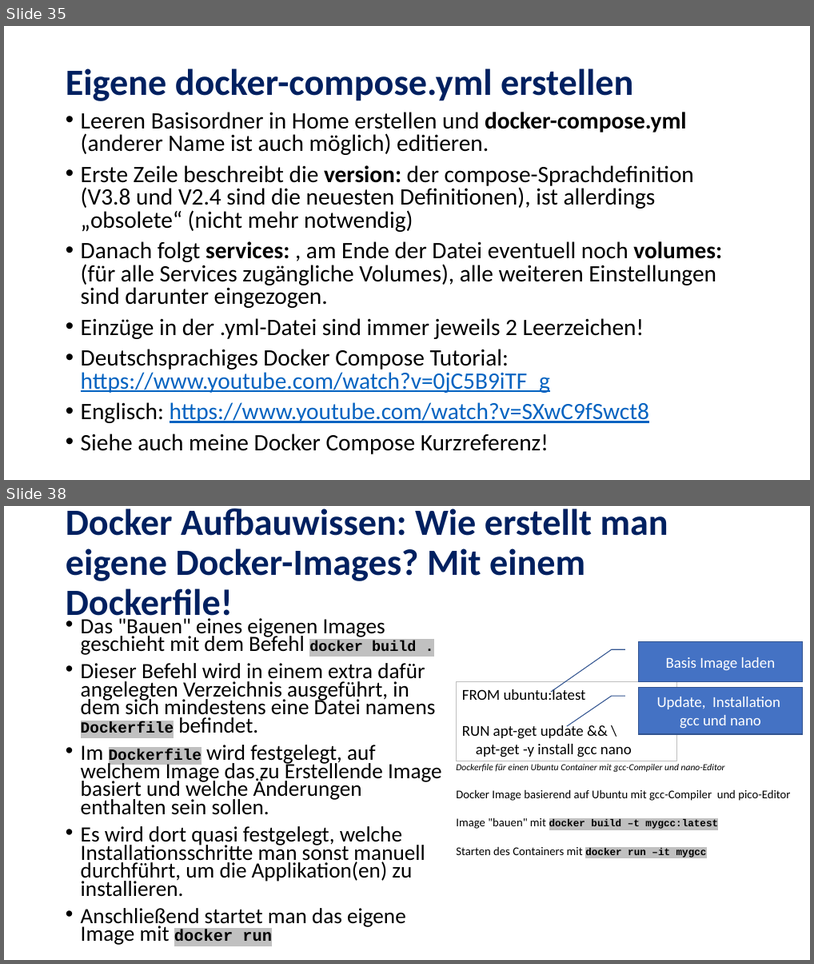
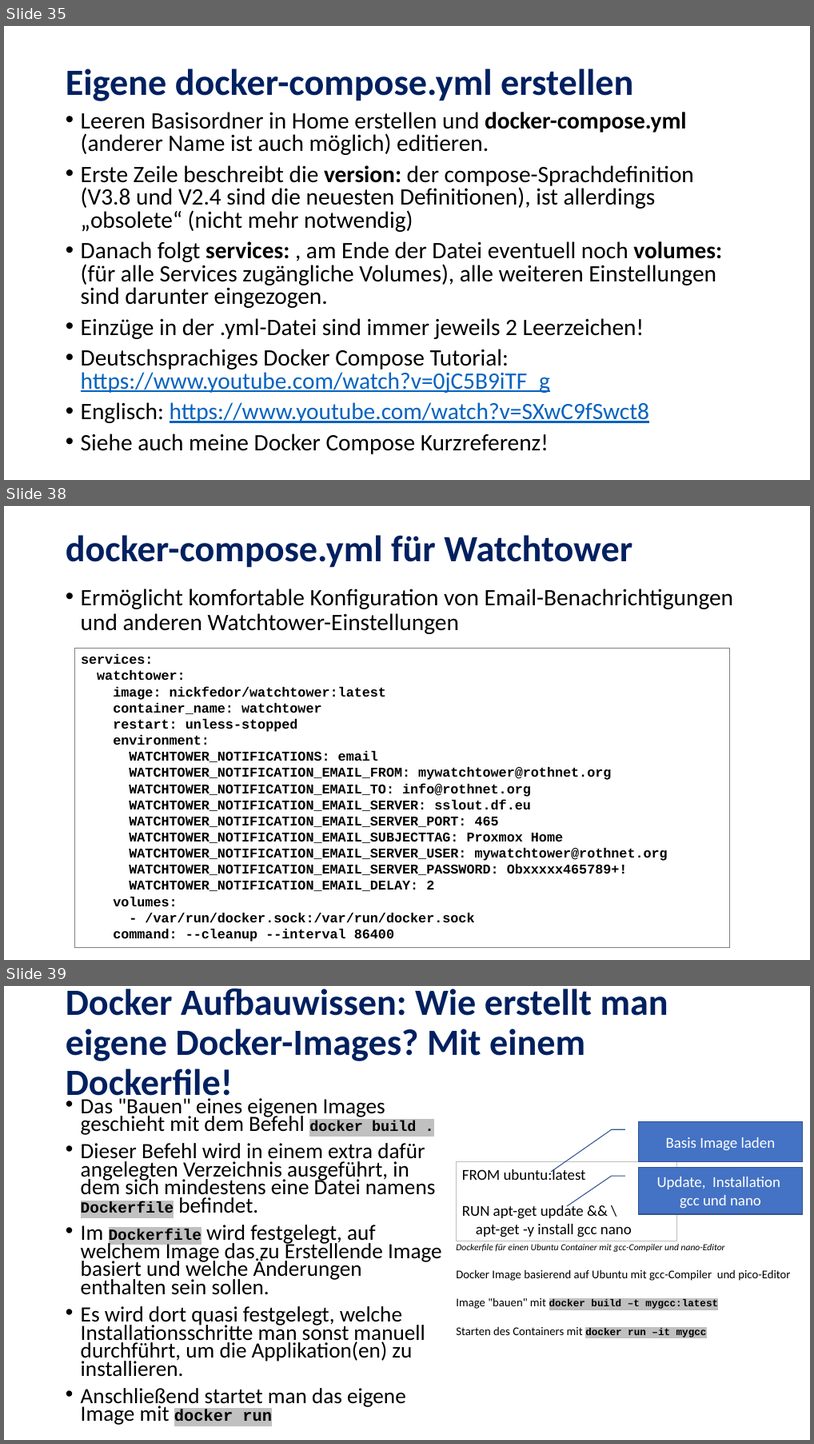
Before and after one commit to MickyRoth/Presentations, a slide deck: Docker.pptx. Shown one above the other, each under a label of ours: slides 35 and 38 before the commit, slides 35, 38 and 39 after it; the slides between them are not shown. The pictures are 814x964 and 814x1444 pixels, drawn with LibreOffice and Linux fonts; fonts in the diff are those of the drawing; background and template pictures are left out. Boxes give left, top, right and bottom in pixels: in the first picture for what was removed or moved away, otherwise in the second. Text is boxed around its words. In the diff, an @@ line names an element or a change of style, - is before the commit and + after.

```diff
--- a/Docker.pptx
+++ b/Docker.pptx
@@ slide 38 added at (4,506,810,960), background #FFFFFF @@
@@ title added at (66,535,633,568), 44 pt, text #002060, bold @@
+docker-compose.yml für Watchtower
@@ text added at (81,588,734,634), 28 pt, text #000000 @@
+• Ermöglicht komfortable Konfiguration von Email-Benachrichtigungen und anderen Watchtower-Einstellungen
@@ rectangle added at (74,648,730,948), outline #808080 0.75 pt, 16 pt, text #000000, bold @@
+services:
+watchtower:
+image: nickfedor/watchtower:latest
+container_name: watchtower
+restart: unless-stopped
+environment:
+WATCHTOWER_NOTIFICATIONS: email
+WATCHTOWER_NOTIFICATION_EMAIL_FROM: mywatchtower@rothnet.org
+WATCHTOWER_NOTIFICATION_EMAIL_TO: info@rothnet.org
+WATCHTOWER_NOTIFICATION_EMAIL_SERVER: sslout.df.eu
+WATCHTOWER_NOTIFICATION_EMAIL_SERVER_PORT: 465
+WATCHTOWER_NOTIFICATION_EMAIL_SUBJECTTAG: Proxmox Home
+WATCHTOWER_NOTIFICATION_EMAIL_SERVER_USER: mywatchtower@rothnet.org
+WATCHTOWER_NOTIFICATION_EMAIL_SERVER_PASSWORD: Obxxxxx465789+!
+WATCHTOWER_NOTIFICATION_EMAIL_DELAY: 2
+volumes:
+- /var/run/docker.sock:/var/run/docker.sock
+command: --cleanup --interval 86400
@@ what was slide 38 is now slide 39 @@
```
Also in this commit, not shown: 2 slides changed, 3 other files.
